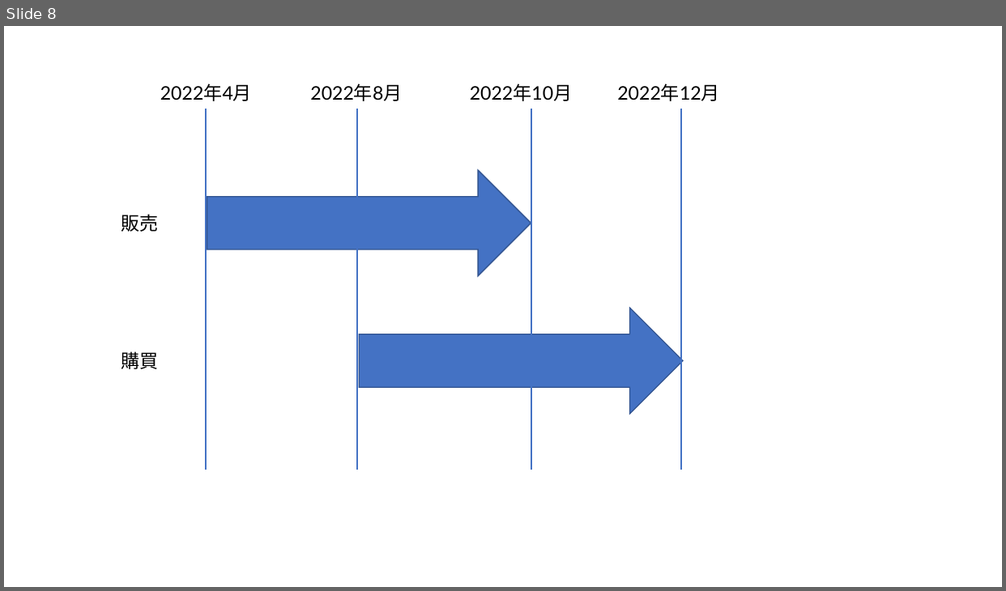
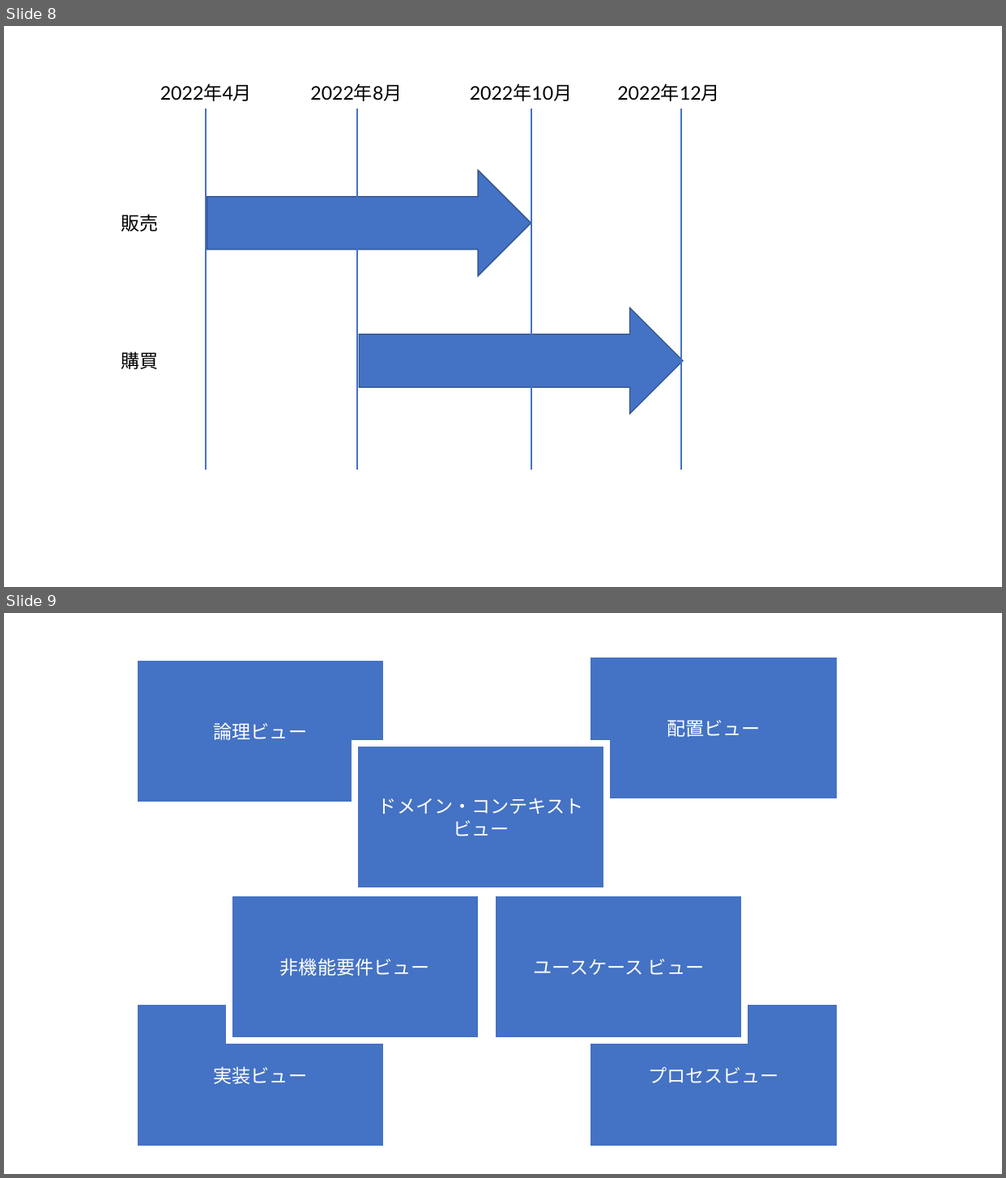
Before and after one commit to nuitsjp/WpfArchitecture2022Article, a slide deck: AdventureWorks.pptx. Shown one above the other, each under a label of ours: slide 8 before the commit, slides 8 and 9 after it. The pictures are 1006x591 and 1006x1178 pixels, drawn with LibreOffice and Linux fonts; fonts in the diff are those of the drawing. Boxes give left, top, right and bottom in pixels: in the first picture for what was removed or moved away, otherwise in the second. Text is boxed around its words. In the diff, an @@ line names an element or a change of style, - is before the commit and + after.

```diff
--- a/AdventureWorks.pptx
+++ b/AdventureWorks.pptx
@@ slide 9 added at (4, 613, 1002, 1174), background #FFFFFF @@
@@ rectangle added at (134, 658, 386, 806), fill #4472C4, outline #FFFFFF 6 pt, 18 pt, text #FFFFFF @@
+論理ビュー
@@ rectangle added at (588, 654, 840, 802), fill #4472C4, outline #FFFFFF 6 pt, 18 pt, text #FFFFFF @@
+配置ビュー
@@ rectangle added at (355, 743, 607, 891), fill #4472C4, outline #FFFFFF 6 pt, 18 pt, text #FFFFFF @@
+ドメイン・コンテキスト
+ビュー
@@ rectangle added at (229, 894, 482, 1041), fill #4472C4, outline #FFFFFF 6 pt, 18 pt, text #FFFFFF @@
+非機能要件ビュー
@@ rectangle added at (493, 894, 745, 1041), fill #4472C4, outline #FFFFFF 6 pt, 18 pt, text #FFFFFF @@
+ユースケース ビュー
@@ rectangle added at (134, 1003, 386, 1150), fill #4472C4, outline #FFFFFF 6 pt, 18 pt, text #FFFFFF @@
+実装ビュー
@@ rectangle added at (588, 1003, 840, 1150), fill #4472C4, outline #FFFFFF 6 pt, 18 pt, text #FFFFFF @@
+プロセスビュー
```
Also in this commit, not shown: 3 other slides added, 35 other files.
